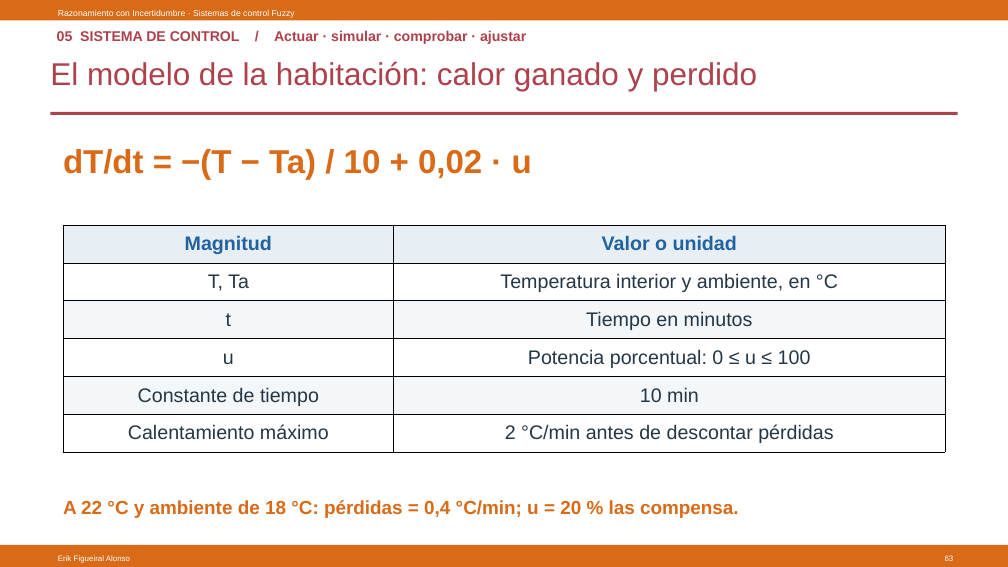
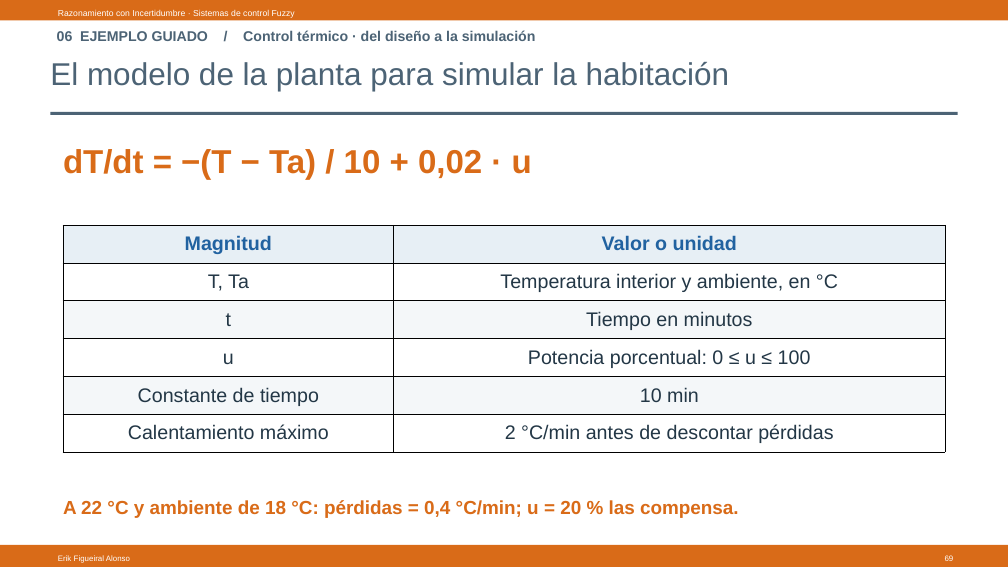
Before and after one commit to Figueiral-Alonso/Docencia, a slide deck: slide 69 of 26/Razonamiento con Incertidumbre/P2_Arquitectura/Control_Fuzzy/Sistemas_de_Control_Fuzzy.pptx (slide 63 before the commit). Drawn at 1008x567 pixels with LibreOffice and Linux fonts; fonts in the diff are those of the drawing. Boxes give left, top, right and bottom in pixels: in the first picture for what was removed or moved away, otherwise in the second. Text is boxed around its words. In the diff, an @@ line names an element or a change of style, - is before the commit and + after.

Commit message:
Reorganiza fuzzy por capítulos de Ross y guía el diseño de control

```diff
--- a/26/Razonamiento con Incertidumbre/P2_Arquitectura/Control_Fuzzy/Sistemas_de_Control_Fuzzy.pptx
+++ b/26/Razonamiento con Incertidumbre/P2_Arquitectura/Control_Fuzzy/Sistemas_de_Control_Fuzzy.pptx
@@ text at <box>57,30,536,41</box>: text changed; text colour #AD414C to #4C6375 @@
-05 SISTEMA DE CONTROL / Actuar · simular · comprobar · ajustar
+06 EJEMPLO GUIADO / Control térmico · del diseño a la simulación
@@ text at <box>50,62,730,91</box>: text changed; text colour #AD414C to #4C6375 @@
-El modelo de la habitación: calor ganado y perdido
+El modelo de la planta para simular la habitación
@@ rectangle at <box>51,112,958,115</box>: fill #AD414C to #4C6375 @@
```
Also in this commit, not shown: 66 other slides changed, 12 slides added, 17 slides removed, 1 other file.
